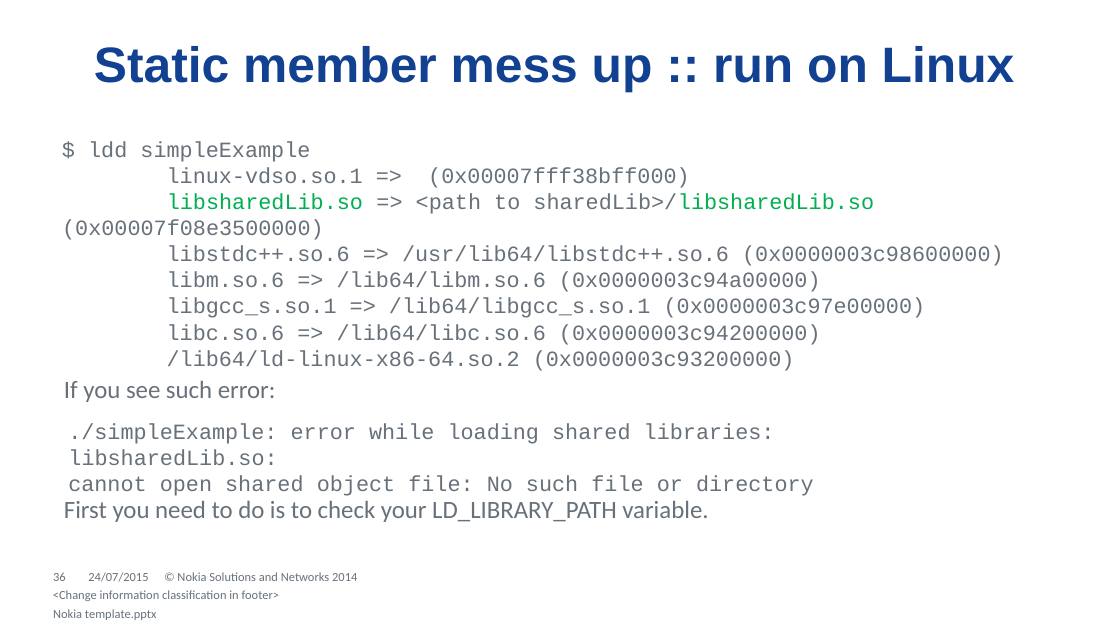
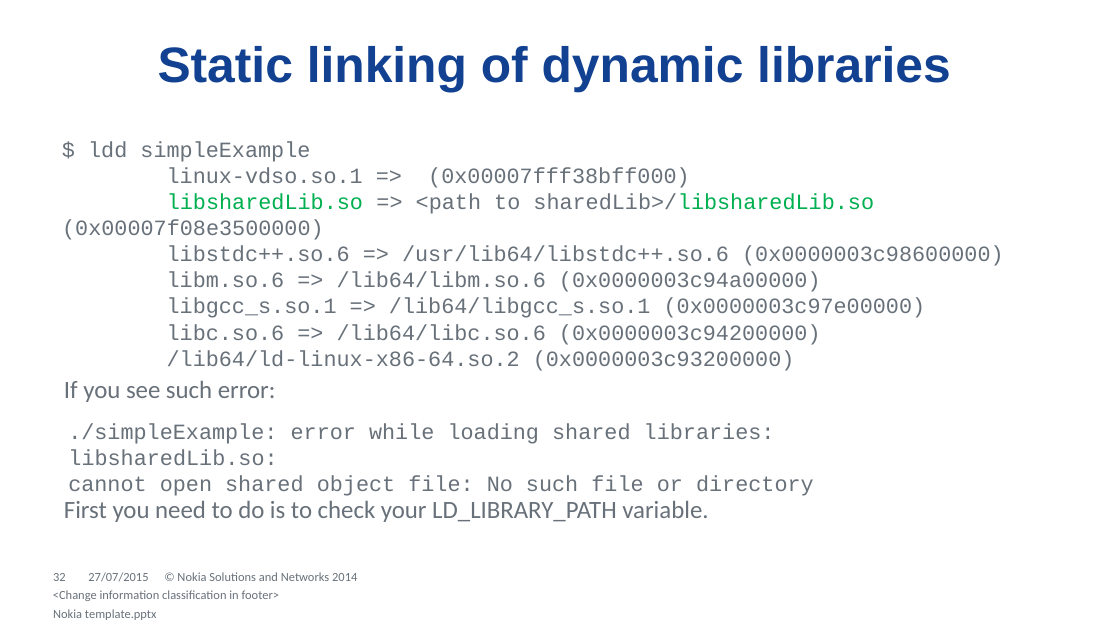
Before and after one commit to dendibakh/Linker, a slide deck: slide 32 of Diving into C++ linker.pptx (slide 36 before the commit). Drawn at 1120x630 pixels with LibreOffice and Linux fonts; fonts in the diff are those of the drawing; background and template pictures are left out. Boxes give left, top, right and bottom in pixels: in the first picture for what was removed or moved away, otherwise in the second. Text is boxed around its words. In the diff, an @@ line names an element or a change of style, - is before the commit and + after.

Commit message:
Completed static and dynamic linkage of shared libraries.

```diff
--- a/Diving into C++ linker.pptx
+++ b/Diving into C++ linker.pptx
@@ title at [158, 46, 951, 92]: text changed @@
-Static member mess up :: run on Linux
+Static linking of dynamic libraries
@@ page number at [53, 573, 66, 581]: text changed @@
-36
+32
@@ text at [88, 572, 148, 582]: text changed @@
-24/07/2015
+27/07/2015
```
Also in this commit, not shown: 49 other slides changed, 5 slides added.
